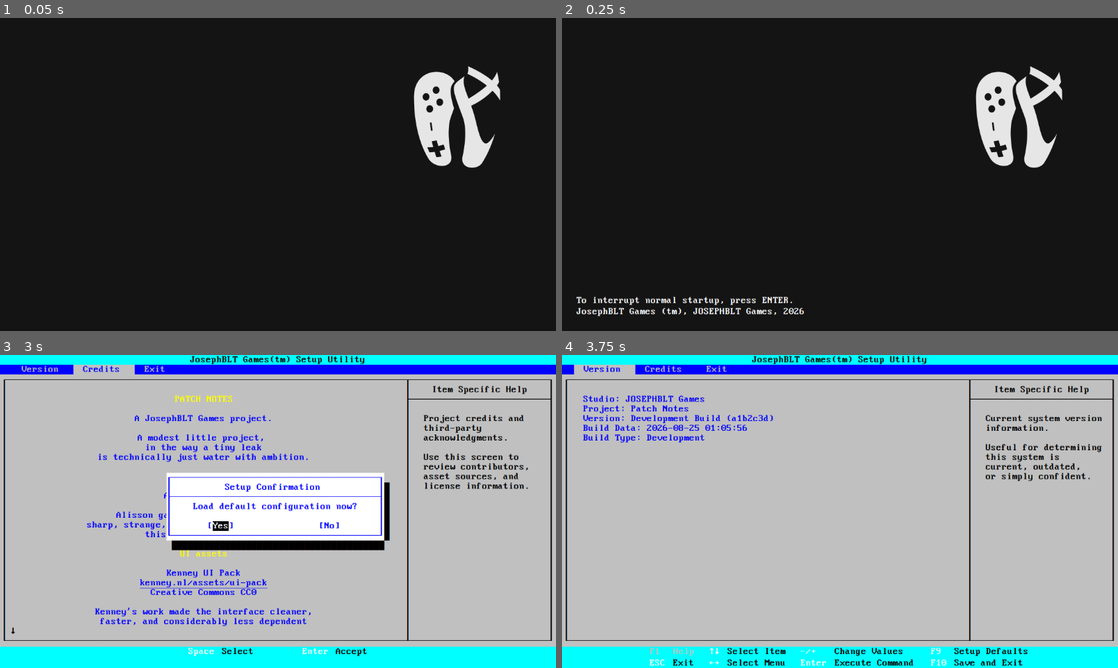
Above: before the commit, frames 1-4 (two rows, left to right).
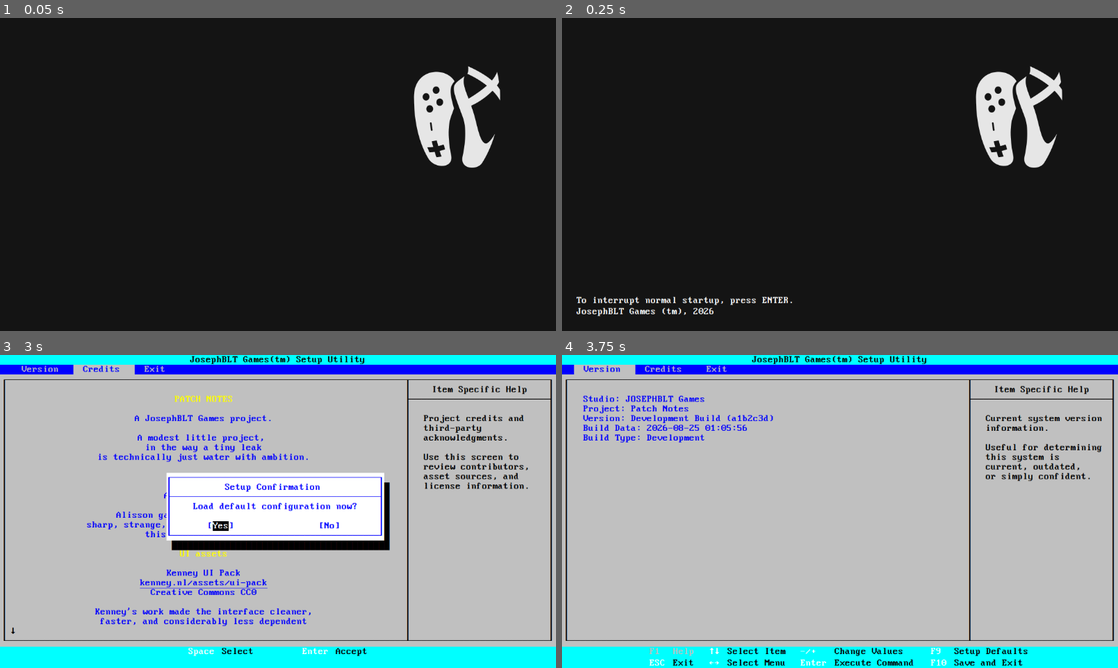
Above: after the commit, the same moments.

Repository: Josephblt/patch-notes
Game: Godot game, scene res://scenes/startup.tscn
Same seed, same stepped clock (60 frames per second), same inputs: the game is played once before the commit and once after it.
Inputs:
- Up to frame 1 (0.05 s): no input
- Up to frame 2 (0.25 s): no input
- Up to frame 3 (3 s): tap Enter (bios_accept) at 0.5, 2 s; hold Right (bios_right) 0.53-1.28 s; hold Enter (bios_accept) 0.53-1.28 s; hold Down (bios_down) 1.28-2.03 s; tap Space (bios_select) at 1.35, 2.85 s; hold Right (bios_right) 2.03-2.78 s; hold Enter (bios_accept) 2.03-2.78 s; hold F9 (bios_setup_defaults) from 2.78 s (still down)
- Up to frame 4 (3.75 s): tap Enter (bios_accept) at 3.5 s; release F9 (bios_setup_defaults) at 3.53 s; hold Left (bios_left) from 3.53 s (still down); hold Enter (bios_accept) from 3.53 s (still down)

Frame 1 is identical in both runs. In frame 2, 0.2% of the frame differs, in the area x 23-44%, y 92-95%; in frame 3, less than 0.1%; in frame 4, nothing differs.

Commit message:
Refactor BIOS dialog key handling and update scene text

Diff:
--- a/src/project.godot
+++ b/src/project.godot
@@ -68,6 +68,16 @@
 "events": [Object(InputEventKey,"resource_local_to_scene":false,"resource_name":"","device":-1,"window_id":0,"alt_press …(195 unchanged characters)…
 ]
 }
+bios_setup_defaults={
+"deadzone": 0.2,
+"events": [Object(InputEventKey,"resource_local_to_scene":false,"resource_name":"","device":-1,"window_id":0,"alt_pressed":false,"shift_pressed":false,"ctrl_pressed":false,"meta_pressed":false,"pressed":false,"keycode":0,"physical_keycode":4194340,"key_label":0,"unicode":0,"location":0,"echo":false,"script":null)
+]
+}
+bios_save_exit={
+"deadzone": 0.2,
+"events": [Object(InputEventKey,"resource_local_to_scene":false,"resource_name":"","device":-1,"window_id":0,"alt_pressed":false,"shift_pressed":false,"ctrl_pressed":false,"meta_pressed":false,"pressed":false,"keycode":0,"physical_keycode":4194341,"key_label":0,"unicode":0,"location":0,"echo":false,"script":null)
+]
+}
 bios_select={
 "deadzone": 0.2,
 "events": [Object(InputEventKey,"resource_local_to_scene":false,"resource_name":"","device":-1,"window_id":0,"alt_press …(191 unchanged characters)…
@@ -76,16 +86,6 @@
 bios_accept={
 "deadzone": 0.2,
 "events": [Object(InputEventKey,"resource_local_to_scene":false,"resource_name":"","device":-1,"window_id":0,"alt_press …(195 unchanged characters)…
-]
-}
-bios_setup_defaults={
-"deadzone": 0.2,
-"events": [Object(InputEventKey,"resource_local_to_scene":false,"resource_name":"","device":-1,"window_id":0,"alt_pressed":false,"shift_pressed":false,"ctrl_pressed":false,"meta_pressed":false,"pressed":false,"keycode":0,"physical_keycode":4194340,"key_label":0,"unicode":0,"location":0,"echo":false,"script":null)
-]
-}
-bios_save_exit={
-"deadzone": 0.2,
-"events": [Object(InputEventKey,"resource_local_to_scene":false,"resource_name":"","device":-1,"window_id":0,"alt_pressed":false,"shift_pressed":false,"ctrl_pressed":false,"meta_pressed":false,"pressed":false,"keycode":0,"physical_keycode":4194341,"key_label":0,"unicode":0,"location":0,"echo":false,"script":null)
 ]
 }
 
--- a/src/scenes/bios/dialogs/load_setup_defaults_dialog.tscn
+++ b/src/scenes/bios/dialogs/load_setup_defaults_dialog.tscn
@@ -321,5 +321,5 @@
 theme_override_colors/font_color = Color(0, 0, 0, 1)
 theme_override_fonts/font = ExtResource("2_meylx")
 theme_override_font_sizes/font_size = 20
-text = " ████████████████████████████████████████"
-vertical_alignment = 1
+text = " █████████████████████████████████████████"
+vertical_alignment = 1
--- a/src/scenes/startup.tscn
+++ b/src/scenes/startup.tscn
@@ -132,7 +132,7 @@
 theme_override_fonts/font = ExtResource("3_j40w7")
 theme_override_font_sizes/font_size = 20
 text = "To interrupt normal startup, press ENTER.
-JosephBLT Games (tm), JOSEPHBLT Games, 2026"
+JosephBLT Games (tm), 2026"
 
 [node name="AnimationPlayer" type="AnimationPlayer" parent="." unique_id=1266203277]
 unique_name_in_owner = true
--- a/src/scripts/scenes/bios/bios.gd
+++ b/src/scripts/scenes/bios/bios.gd
@@ -8,7 +8,7 @@
 @onready var _bios_version: BiosVersion = %Version
 @onready var _bios_credits: BiosCredits = %Credits
 @onready var _bios_exit: BiosExit = %Exit
-@onready var _bios_keys: BiosNormalKeys = %NormalKeys
+@onready var _bios_normal_keys: BiosNormalKeys = %NormalKeys
 @onready var _bios_dialog_keys: BiosDialogKeys = %DialogKeys
 
 @onready var _bios_exit_saving_dialog: BiosDialog = %ExitSavingDialog
@@ -27,7 +27,7 @@
 	_bios_version.pause()
 	_bios_credits.pause()
 	_bios_exit.pause()
-	_bios_keys.deactivate()
+	_bios_normal_keys.deactivate()
 	_bios_dialog_keys.activate()
 
 
@@ -36,7 +36,7 @@
 	_bios_version.resume()
 	_bios_credits.resume()
 	_bios_exit.resume()
-	_bios_keys.activate()
+	_bios_normal_keys.activate()
 	_bios_dialog_keys.deactivate()
 
 
--- a/src/scripts/scenes/bios/normal_keys.gd
+++ b/src/scripts/scenes/bios/normal_keys.gd
@@ -2,7 +2,7 @@
 extends BiosItem
 
 
-@export var _bios_scene: BiosScene = get_parent() as BiosScene
+@export var _bios_scene: BiosScene
 
 
 func _exit() -> bool:
